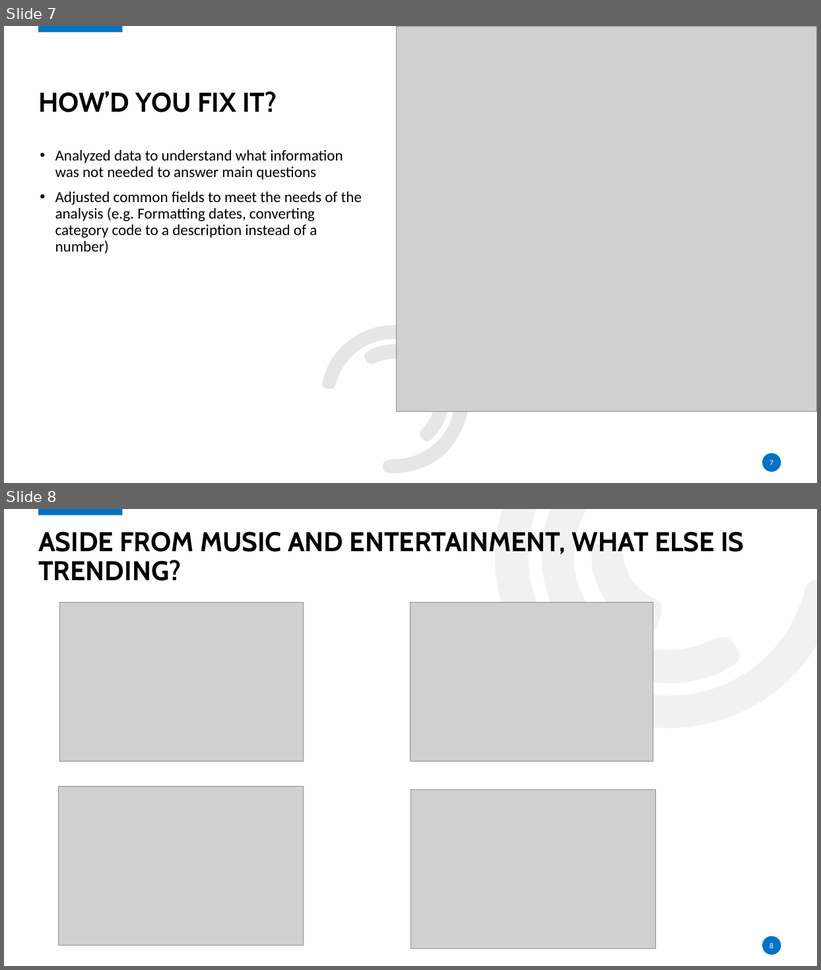
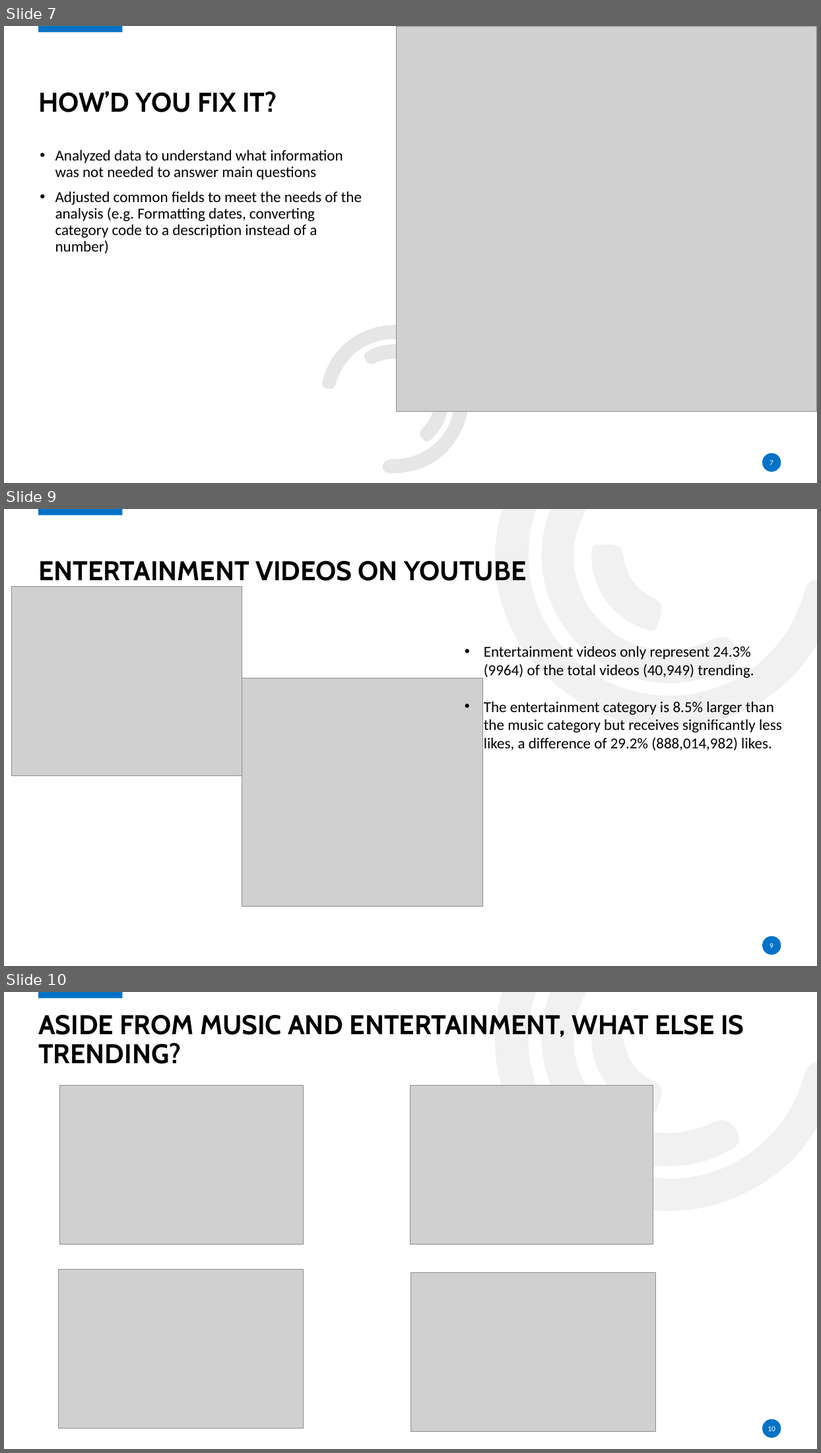
Before and after one commit to jcamacho8199/project1_grp5, a slide deck: Youtube Trending video analysis.pptx. Shown one above the other, each under a label of ours: slides 7 and 8 before the commit, slides 7, 9 and 10 after it; the slides between them are not shown. The pictures are 821x970 and 821x1453 pixels, drawn with LibreOffice and Linux fonts; fonts in the diff are those of the drawing; grey boxes stand for pictures; background and template pictures are left out. Boxes give left, top, right and bottom in pixels: in the first picture for what was removed or moved away, otherwise in the second. Text is boxed around its words. In the diff, an @@ line names an element or a change of style, - is before the commit and + after.

```diff
--- a/Youtube Trending video analysis.pptx
+++ b/Youtube Trending video analysis.pptx
@@ slide 9 added at (4, 509, 817, 966), background #FFFFFF; not listed: 5 template elements that a slide beside it also shows @@
@@ title added at (38, 560, 527, 587), 32 pt, text #000000, bold @@
+ENTERTAINMENT VIDEOS ON YOUTUBE
@@ picture added at (11, 587, 242, 776) @@
@@ text added at (484, 646, 782, 751), 18 pt, text #000000 @@
+• Entertainment videos only represent 24.3% (9964) of the total videos (40,949) trending.
+• The entertainment category is 8.5% larger than the music category but receives significantly less likes, a difference of 29.2% (888,014,982) likes.
@@ picture added at (242, 679, 482, 907) @@
@@ rectangle added at (17, 910, 129, 966), fill #FFFFFF @@
@@ page number added at (770, 943, 774, 949), 9 pt, text #FFFFFF @@
+9
@@ what was slide 8 is now slide 10 @@
@@ page number at (768, 1426, 776, 1432): text changed @@
-8
+10
```
Also in this commit, not shown: 2 slides changed, 3 other slides added.
